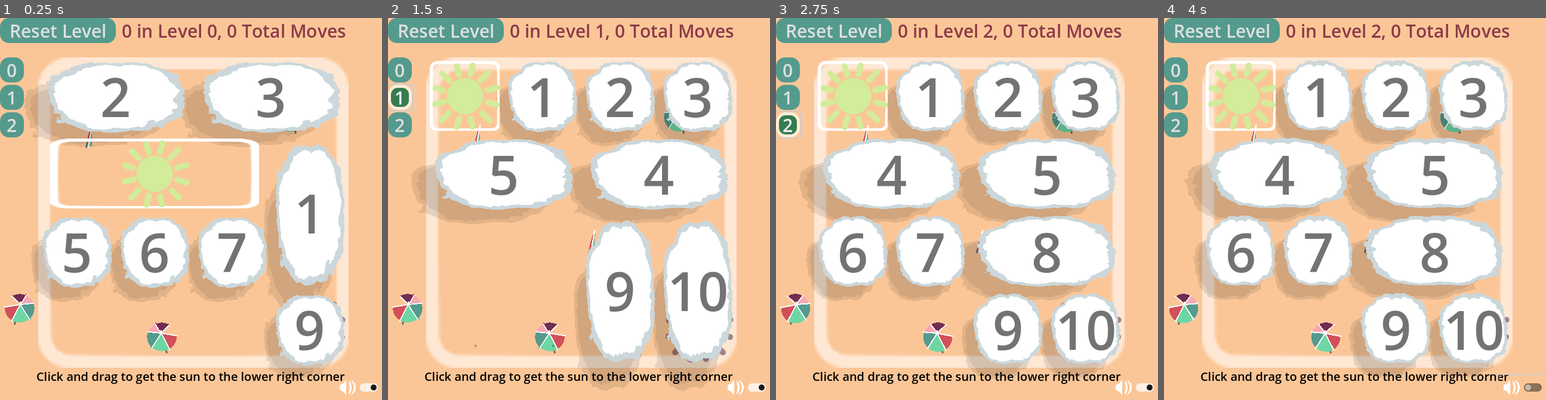
Above: before the commit, frames 1-4 (left to right).
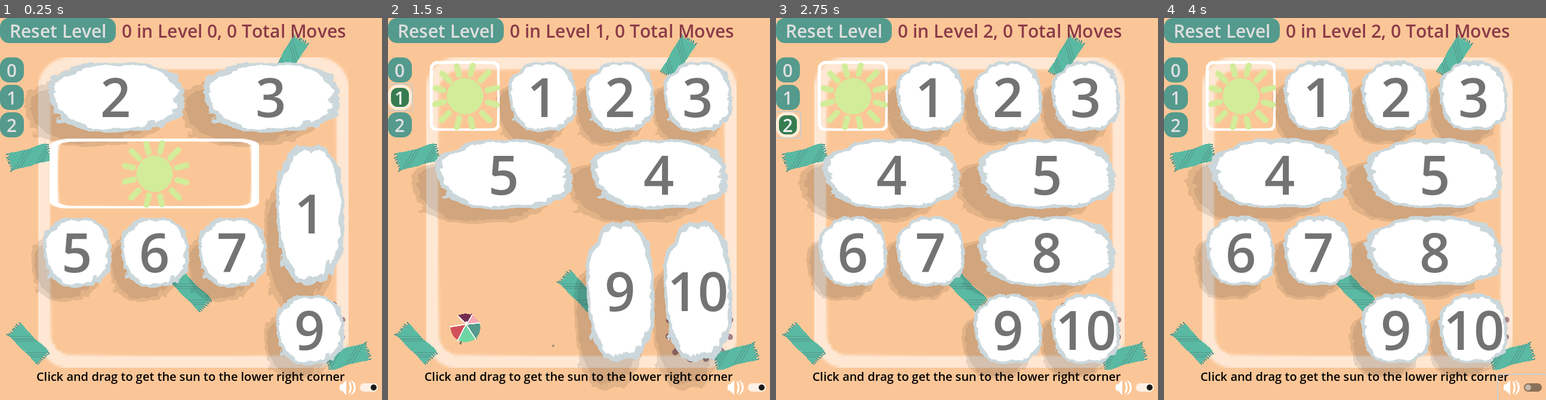
Above: after the commit, the same moments.

Repository: firelighted/comfyjam2026_slidingsun
Game: Godot game, scene res://scenes_scripts/main_2d.tscn
Same seed, same stepped clock (60 frames per second), same inputs: the game is played once before the commit and once after it. The engine's default icon, where the game draws it, is replaced by a stand-in: a white triangle on a blue panel in a dark square.
Inputs (mouse positions are in pixels of both pictures, inside the frame that each line leads up to):
- Up to frame 1 (0.25 s): no input
- Up to frame 2 (1.5 s): click "0" at 0.5 s; click "1" at 1.25 s
- Up to frame 3 (2.75 s): click "2" at 2 s
- Up to frame 4 (4 s): click "Reset Level" at 2.75 s; click (1523, 388) at 3.5 s

The runs differ from the first frame. In frame 1, 3.1% of the frame differs, in the area x 0-98%, y 4-93%; in frame 2, 3.7%; in frame 3, 3.3%; in frame 4, 3.2%.

Commit message:
umbrellas are 1/2 wind tiles. beach towels for decoration. sun tile has no cloud but has outline

Diff:
--- a/block_manager.gd
+++ b/block_manager.gd
@@ -3,7 +3,7 @@
 @export var level_button_parent_path : NodePath = "../UI_foreground/LevelButtonParent"
 @export var won_level_ui_path: NodePath = "../UI_foreground/Won_Level_UI"
 @export var won_game_ui_path: NodePath = "../UI_foreground/Won_Game_UI"
-@export var game_moves_counter_label_path: NodePath = "../UI_foreground/Won_Game_UI/Moves_This_Game_Label"
+@export var game_moves_counter_label_path: NodePath = "../UI_foreground/Won_Game_UI/VBoxContainer/Moves_This_Game_Label"
 @export var blocks : Array[Block]
 @export var levels : Array[Array] = [
 	[
@@ -39,8 +39,10 @@
 var current_level = 0
 var block_prefab: PackedScene = preload("res://scenes_scripts/block.tscn")
 var wind_prefab: PackedScene = preload("res://scenes_scripts/wind_sprite.tscn")
+var umbrella_prefab: PackedScene = preload("res://scenes_scripts/umbrella.tscn")
 @onready var block_parent = $BlockParent
 @onready var breaker_parent = $BreakerParent
+@onready var umbrella_parent = $UmbrellaParent
 
 @onready var audio_sfx = $"../SFXPlayer"
 @onready var audio_sfx2 = $"../SFXPlayer2"
@@ -136,8 +138,8 @@
 	block: Block, prev_pos: Vector2, new_pos: Vector2
 ):
 	update_array(prev_pos, new_pos, block.dims, block.block_id)
+	check_for_win()
 	check_breaker_tiles()
-	check_for_win()
 	selected_block = null
 	play_sound(deselected_sound)
 
@@ -250,11 +252,21 @@
 func spawn_breaker_markers():
 	for wind in breaker_parent.get_children():
 		wind.queue_free()
+	var is_umbrella = true
 	for tile in breaker_tiles:
-		var wind = wind_prefab.instantiate()
+		var wind
+		if is_umbrella:
+			wind = umbrella_prefab.instantiate()
+			wind.started_move.connect(receive_umbrella_started_moving)
+		else:
+			wind = wind_prefab.instantiate()
 		snap_to_position_from_row_col(wind, tile)
 		breaker_parent.add_child(wind)
-
+		is_umbrella = not is_umbrella
+
+
+func receive_umbrella_started_moving():
+	check_breaker_tiles()
 
 func snap_to_position_from_row_col(node_to_move: Node, grid_pos, dims_of_node = Vector2(1,1)):
 	var new_position = (grid_pos + 0.5 * dims_of_node) * Constants.PIXELS_PER_UNIT
--- a/scenes_scripts/main_2d.tscn
+++ b/scenes_scripts/main_2d.tscn
@@ -6,6 +6,7 @@
 [ext_resource type="Texture2D" uid="uid://qixnn3lrl0vn" path="res://images/tiles/squircle_border.png" id="3_oqrwf"]
 [ext_resource type="Texture2D" uid="uid://d3yay1s8jl603" path="res://images/tiles/sun_white.png" id="4_xt6tc"]
 [ext_resource type="PackedScene" uid="uid://bucq7kv38e42" path="res://scenes_scripts/umbrella.tscn" id="5_jqc7k"]
+[ext_resource type="PackedScene" uid="uid://w7iyuulj6mn3" path="res://scenes_scripts/towel.tscn" id="5_yf03h"]
 [ext_resource type="PackedScene" uid="uid://c1nqrhcqdwaqy" path="res://scenes_scripts/block.tscn" id="6_6y1a6"]
 [ext_resource type="Texture2D" uid="uid://cihbuf5w5dxhy" path="res://icon.svg" id="7_8hjc0"]
 [ext_resource type="PackedScene" uid="uid://ulc42eij556j" path="res://scenes_scripts/ui_foreground.tscn" id="8_fc2fl"]
@@ -55,24 +56,32 @@
 texture = ExtResource("4_xt6tc")
 centered = false
 
-[node name="UmbrellaParent" type="Node2D" parent="Main2D"]
+[node name="Decoration" type="Node2D" parent="Main2D"]
 
-[node name="Umbrella" parent="Main2D/UmbrellaParent" instance=ExtResource("5_jqc7k")]
-position = Vector2(-32, 422)
+[node name="Towel2" parent="Main2D/Decoration" instance=ExtResource("5_yf03h")]
+position = Vector2(520, 502)
+rotation = -0.261799
 
-[node name="Umbrella2" parent="Main2D/UmbrellaParent" instance=ExtResource("5_jqc7k")]
-position = Vector2(208, 470)
+[node name="Towel3" parent="Main2D/Decoration" instance=ExtResource("5_yf03h")]
+position = Vector2(-16, 166)
+rotation = 2.87979
 
-[node name="Umbrella3" parent="Main2D/UmbrellaParent" instance=ExtResource("5_jqc7k")]
-position = Vector2(424, 102)
+[node name="Towel4" parent="Main2D/Decoration" instance=ExtResource("5_yf03h")]
+position = Vector2(256, 390)
+rotation = 3.92699
 
-[node name="Umbrella4" parent="Main2D/UmbrellaParent" instance=ExtResource("5_jqc7k")]
-position = Vector2(88, 126)
+[node name="Towel5" parent="Main2D/Decoration" instance=ExtResource("5_yf03h")]
+position = Vector2(-16, 478)
+rotation = 3.92699
 
-[node name="Umbrella5" parent="Main2D/UmbrellaParent" instance=ExtResource("5_jqc7k")]
-position = Vector2(280, 302)
+[node name="Towel6" parent="Main2D/Decoration" instance=ExtResource("5_yf03h")]
+position = Vector2(424, 0)
+rotation = 5.23598
 
 [node name="BreakerParent" type="Node2D" parent="Main2D"]
+
+[node name="Umbrella" parent="Main2D/BreakerParent" instance=ExtResource("5_jqc7k")]
+position = Vector2(-192, 6)
 
 [node name="WindSprite" parent="Main2D/BreakerParent" instance=ExtResource("8_yu60x")]
 position = Vector2(-272, -130)
--- /dev/null
+++ b/scenes_scripts/towel.tscn
@@ -0,0 +1,8 @@
+[gd_scene load_steps=2 format=3 uid="uid://w7iyuulj6mn3"]
+
+[ext_resource type="Texture2D" uid="uid://b4a73rxhlhm8k" path="res://images/ground/beach_towel.png" id="1_po53x"]
+
+[node name="Towel" type="Sprite2D"]
+rotation = 0.785398
+scale = Vector2(0.15, 0.15)
+texture = ExtResource("1_po53x")
--- a/scenes_scripts/ui_foreground.tscn
+++ b/scenes_scripts/ui_foreground.tscn
@@ -59,7 +59,17 @@
 layout_mode = 2
 text = "Next Level"
 
-[node name="Won_Game_UI" type="VBoxContainer" parent="."]
+[node name="Won_Game_UI" type="ColorRect" parent="."]
+visible = false
+layout_mode = 1
+anchors_preset = 15
+anchor_right = 1.0
+anchor_bottom = 1.0
+grow_horizontal = 2
+grow_vertical = 2
+color = Color(0.3577, 0.73, 0.636925, 0.745098)
+
+[node name="VBoxContainer" type="VBoxContainer" parent="Won_Game_UI"]
 layout_mode = 1
 anchors_preset = 8
 anchor_left = 0.5
@@ -67,19 +77,19 @@
 anchor_right = 0.5
 anchor_bottom = 0.5
 offset_left = -237.0
-offset_top = -55.0
+offset_top = -107.0
 offset_right = 237.0
-offset_bottom = 55.0
+offset_bottom = 107.0
 grow_horizontal = 2
 grow_vertical = 2
 
-[node name="WonLabel2" type="Label" parent="Won_Game_UI"]
+[node name="WonLabel2" type="Label" parent="Won_Game_UI/VBoxContainer"]
 layout_mode = 2
 size_flags_horizontal = 4
 text = "WON GAME!"
 label_settings = ExtResource("3_3s60j")
 
-[node name="Moves_This_Game_Label" type="Label" parent="Won_Game_UI"]
+[node name="Moves_This_Game_Label" type="Label" parent="Won_Game_UI/VBoxContainer"]
 custom_minimum_size = Vector2(100, 100)
 layout_mode = 2
 text = "12 TOTAL MOVES"
--- a/scenes_scripts/umbrella.gd
+++ b/scenes_scripts/umbrella.gd
@@ -1,5 +1,6 @@
 extends Node2D
 
+signal started_move
 
 @export var is_moving: bool = false
 @export var anim_player_path: NodePath = "AnimationPlayer"
@@ -10,9 +11,6 @@
 
 func _ready():
 	anim_player = get_node(anim_player_path)
-	randomize()
-	if  randf() < 0.5:
-		scale = Vector2(-1, 1)
 
 	if is_open and randf() < 0.5:
 		anim_player.play("open_idle")
@@ -25,6 +23,7 @@
 	if is_moving: # can't double-click
 		return
 	if is_open != new_state_is_open:
+		started_move.emit()
 		is_moving = true
 		is_open = new_state_is_open
 		if new_state_is_open:
@@ -44,5 +43,5 @@
 	change_state(!is_open)
 
 
-func _on_touch_screen_button_released() -> void:
-	pass
+func _on_open_close_umbrella_button_mouse_entered() -> void:
+	change_state(!is_open)
--- a/scenes_scripts/umbrella.tscn
+++ b/scenes_scripts/umbrella.tscn
@@ -170,6 +170,6 @@
 [node name="TouchScreenButton" type="TouchScreenButton" parent="."]
 shape = SubResource("CircleShape2D_kwjdf")
 
+[connection signal="mouse_entered" from="OpenCloseUmbrellaButton" to="." method="_on_open_close_umbrella_button_mouse_entered"]
 [connection signal="pressed" from="OpenCloseUmbrellaButton" to="." method="_on_button_pressed"]
 [connection signal="pressed" from="TouchScreenButton" to="." method="_on_touch_screen_button_pressed"]
-[connection signal="released" from="TouchScreenButton" to="." method="_on_touch_screen_button_released"]
Binary file added: images/ground/beach_towel.png
Binary file added: images/palette.aseprite
Not shown: 1 places in scenes_scripts/main_2d.tscn that only renumber resources
